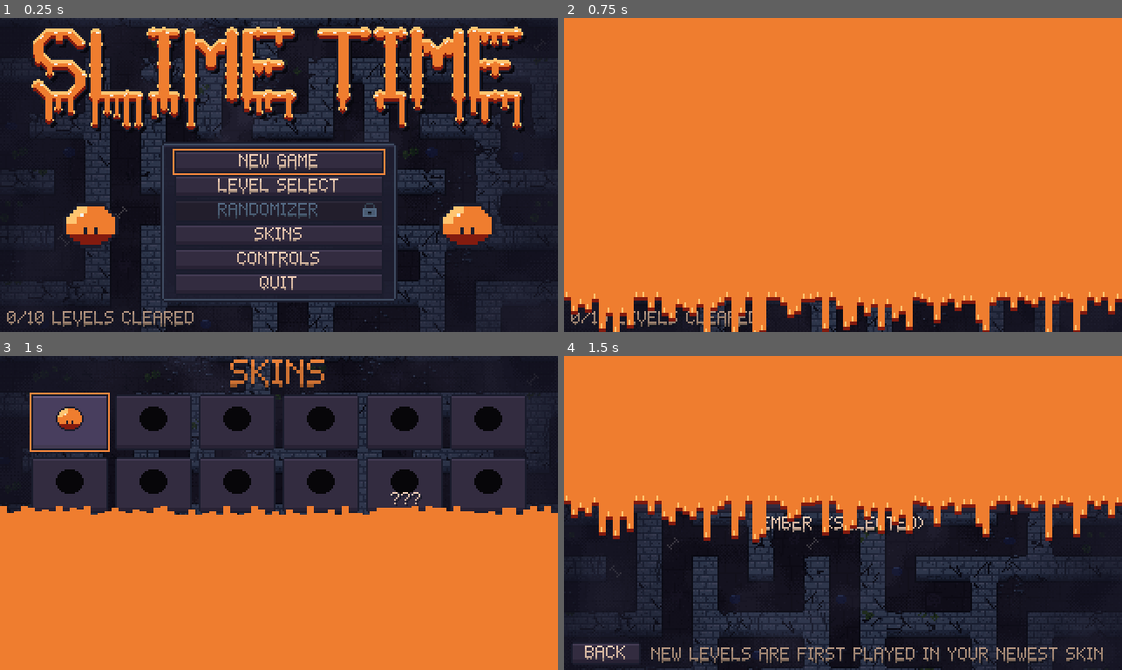
Above: before the commit, frames 1-4 (two rows, left to right).
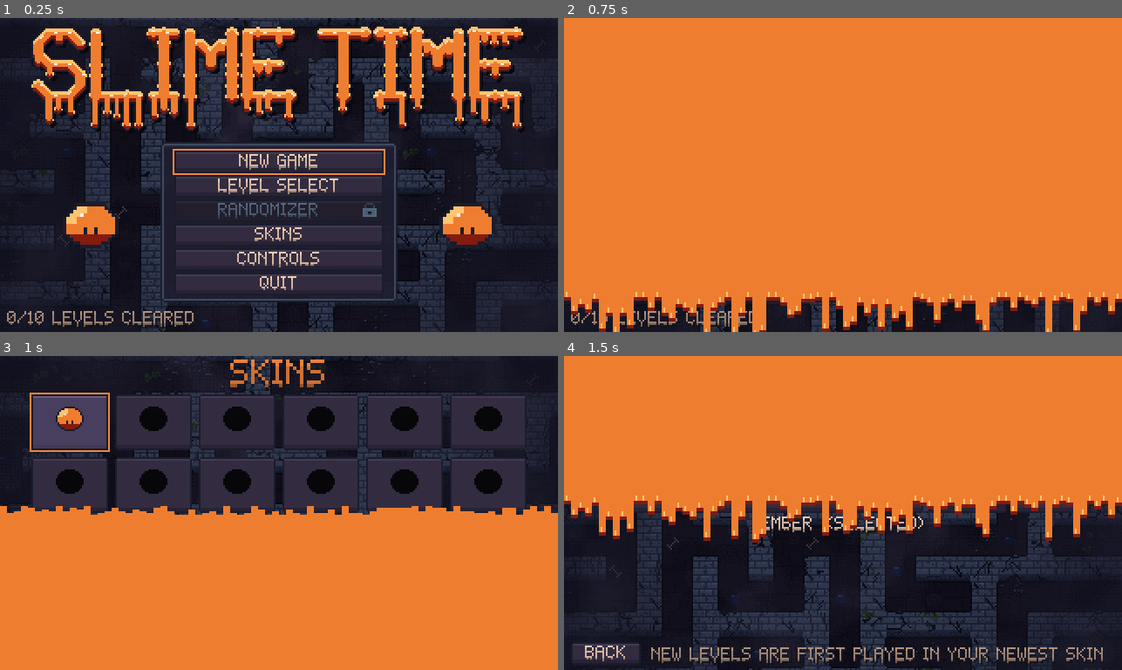
Above: after the commit, the same moments.

Repository: AveryBlue-GD/slime-time
Game: Godot game, scene res://scenes/title.tscn
Same seed, same stepped clock (60 frames per second), same inputs: the game is played once before the commit and once after it.
Inputs (mouse positions are in pixels of both pictures, inside the frame that each line leads up to):
- Up to frame 1 (0.25 s): no input
- Up to frame 2 (0.75 s): click "SKINS" at 0.5 s
- Up to frame 3 (1 s): no input
- Up to frame 4 (1.5 s): tap Enter at 1.25 s; move the mouse to (965, 497) at 1.27 s; hold D (move_right) from 1.28 s (still down); tap P at 1.35 s; click (965, 497) at 1.42 s

Frames 1-2 are identical in both runs. In frame 3, less than 0.1% of the frame differs, in the area x 70-76%, y 43-48%; in frame 4, nothing differs.

Commit message:
Drop the ??? on the color wheel skin; keep the rainbow unlock method secret until the story is beaten
Co-Authored-By: Claude Opus 5.5 <noreply@anthropic.com>

Diff:
--- a/scripts/ui/skins_screen.gd
+++ b/scripts/ui/skins_screen.gd
@@ -58,10 +58,6 @@
 		preview.modulate = Color(0, 0, 0, 0.85)
 		preview.pause()
 	tile.add_child(preview)
-	if id == Skins.CUSTOM:
-		var mark := UIKit.make_label("???" if not unlocked else "")
-		mark.position = Vector2(14, 20)
-		tile.add_child(mark)
 	tile.set_meta("preview", preview)
 	tiles[id] = tile
 	return tile
@@ -132,6 +128,9 @@
 	if not unlocked:
 		if id == Skins.CUSTOM:
 			status.text = "LOCKED - BEAT ALL %d LEVELS" % Levels.COUNT
+		elif id == Skins.RAINBOW and not Progress.is_randomizer_unlocked():
+			# How to earn it stays a secret until the randomizer opens up.
+			status.text = "LOCKED - BEAT ALL %d LEVELS TO FIND OUT HOW" % Levels.COUNT
 		elif id == Skins.RAINBOW:
 			status.text = "LOCKED - BEAT %d RANDOM MAZES (%d/%d)" % [Skins.RAINBOW_RANDOMS, Progress.randoms_won, Skins.RAINBOW_RANDOMS]
 		else:
--- a/tests/test_phase5.gd
+++ b/tests/test_phase5.gd
@@ -151,11 +151,15 @@
 	screen.free()
 	screen = await _open("res://scenes/skins.tscn")
 	_check(screen.tiles.size() == 12 and not screen.custom_panel.visible, "skins screen: 12 tiles, color wheel hidden until unlocked")
+	screen._refresh(Skins.RAINBOW)
+	_check(not "RANDOM" in screen.status.text, "the rainbow unlock method stays hidden before the story is beaten (%s)" % screen.status.text)
 	screen.free()
 	progress.levels_cleared = 10
 	progress.selected_skin = Skins.CUSTOM
 	screen = await _open("res://scenes/skins.tscn")
 	_check(screen.custom_panel.visible, "after beating the game the color wheel + glow panel shows")
+	screen._refresh(Skins.RAINBOW)
+	_check("RANDOM MAZES" in screen.status.text, "after the story it says how to earn the rainbow skin (%s)" % screen.status.text)
 	screen.free()
 	screen = await _open("res://scenes/controls.tscn")
 	_check(screen.key_buttons.size() == 6 and screen.key_buttons.jump.text == "SPACE", "controls screen lists 6 actions (jump = %s)" % screen.key_buttons.jump.text)
